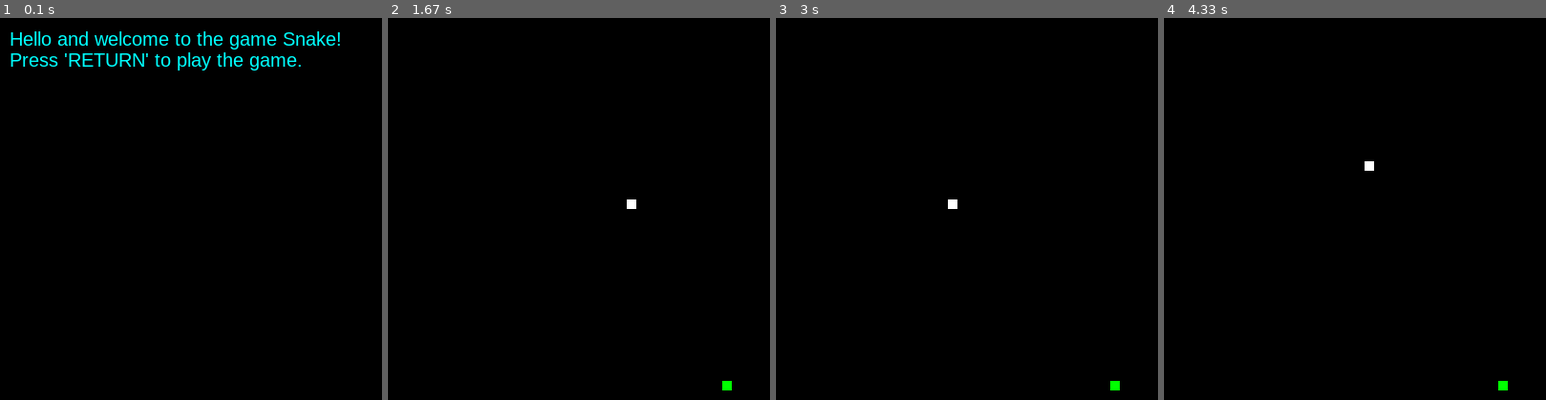
Above: before the commit, frames 1-4 (left to right).
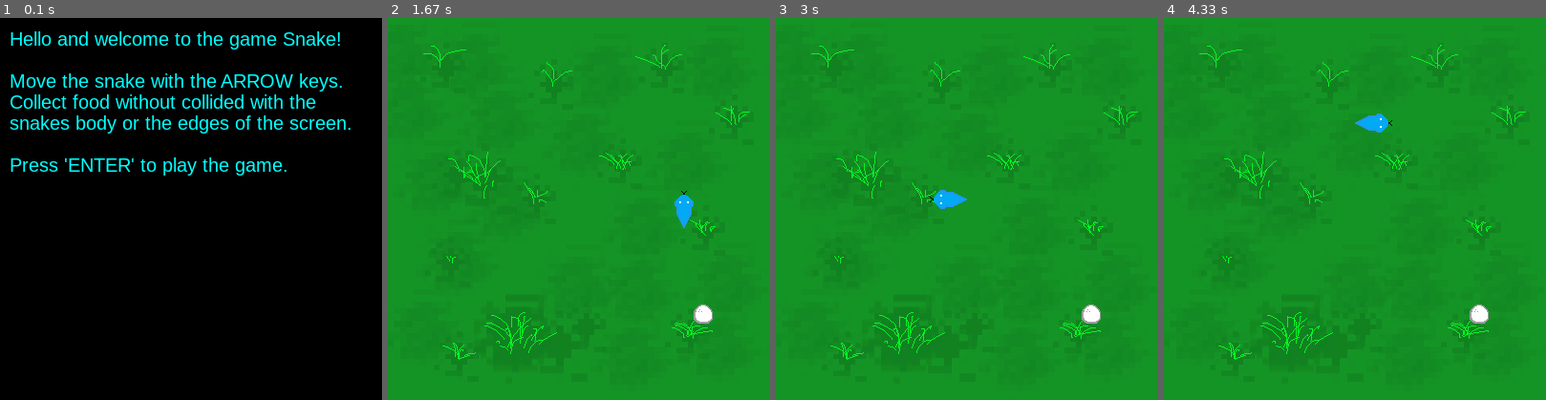
Above: after the commit, the same moments.

Repository: Moontok/Pygame_Practice
Game: pygame game, started from Snake_Pygame/snake_main.py
Two runs of this game, one before a commit and one after it. Both use one fixed random seed, a clock stepped at 60 frames per second and the inputs below.
Inputs:
- Up to frame 1 (0.1 s): no input
- Up to frame 2 (1.67 s): tap Enter at 0.33 s; hold Right 0.67-1.13 s; hold Up 1.17-1.47 s; hold Up from 1.5 s (still down)
- Up to frame 3 (3 s): release Up at 1.97 s; hold Left 2-2.53 s; hold Down 2.57-2.87 s; hold Left from 2.9 s (still down)
- Up to frame 4 (4.33 s): release Left at 3.3 s; hold Up 3.33-3.7 s; hold Right from 3.73 s (still down)

The runs differ from the first frame. In frame 1, 6.0% of the frame differs, in the area x 2-92%, y 9-42%; in frame 2, 100%, in the area x 0-100%, y 0-100%; in frame 3, 100%; in frame 4, 100%.

Commit message:
Added Assets

Diff:
--- /dev/null
+++ b/Snake_Pygame/color.py
@@ -0,0 +1,7 @@
+class Color:
+    """ Colors to be used throughout program. """
+
+    BLACK = (0, 0, 0)
+    CYAN = (0, 255, 255)
+    PINK = (255, 200, 200)
+    RED = (255, 0, 0)
--- /dev/null
+++ b/Snake_Pygame/directions.py
@@ -0,0 +1,7 @@
+class Direction:
+    """ Directions to be used for snake movement. """
+
+    UP = (0, -1)
+    DOWN = (0, 1)
+    RIGHT = (1, 0)
+    LEFT = (-1, 0)
--- a/Snake_Pygame/food.py
+++ b/Snake_Pygame/food.py
@@ -1,24 +1,25 @@
 from random import randrange
-from pygame import draw
+from pygame import image
 
 class Food:
-    def __init__(self, x, y, size=10):
+    """ Food object to be consumed by snake. """
+
+    def __init__(self, x, y, size):
         self.x = x
         self.y = y
         self.size = size
-        self.color = (0, 255, 0)
-        self.spawned = False
+
+        self.egg = image.load("images/egg.png")
 
 
-    def random_spawn(self, screen):
+    def move_food_random(self, screen):
+        """ Move food item at random location on screen. """
+
         self.x = randrange(0, int(screen.get_width()) - self.size, self.size)
         self.y = randrange(0, int(screen.get_height()) - self.size, self.size)
-        self.spawned = True
 
 
     def draw_food(self, screen):
-        draw.rect(screen, self.color, [self.x, self.y, self.size, self.size])
+        """ Render food to the screen. """
 
-
-    def consume_food(self):
-        self.spawned = False
+        screen.blit(self.egg, [self.x, self.y, self.size, self.size])
--- /dev/null
+++ b/Snake_Pygame/game_manager.py
@@ -0,0 +1,15 @@
+class Game_Manager:
+    """ Manages general settings and states of the game. """
+
+    def __init__(self, clock):
+        self.window_width = 400
+        self.window_height = 400
+        self.game_speed = 10
+        self.segment_size = 20
+
+        self.game_running = True
+        self.in_main_menu = True
+        self.playing_game = False
+        self.game_over_screen = False
+
+        self.clock = clock
--- a/Snake_Pygame/game_settings.py
+++ /dev/null
@@ -1,5 +0,0 @@
-class Settings:
-    def __init__(self):
-        self.window_width = 400
-        self.window_height = 400
-        self.game_speed = 10
--- a/Snake_Pygame/snake.py
+++ b/Snake_Pygame/snake.py
@@ -1,18 +1,54 @@
-from pygame import draw
+from pygame import image, transform
+from directions import Direction
 
 class Snake:
-    def __init__(self, x, y, segment_size=10):
+    """ Classes that manages the snake controlled by the player. """
+
+    def __init__(self, x, y, segment_size):
         self.segment_size = segment_size
         self.segments = [Segment(x, y, (0, 1))]
-        self.color = (255, 255, 255)
+
+        self.head = image.load("images/snake_head.png")
+        self.body = image.load("images/snake_body.png")
+        self.tail = image.load("images/snake_tail.png")
 
 
     def draw_snake(self, screen):
-        for segment in self.segments:
-            draw.rect(screen, self.color, [segment.x, segment.y, self.segment_size, self.segment_size])
+        """ Render snake to the screen. """
+        for index, segment in enumerate(self.segments):
+            if index == 0:
+                if segment.direction == Direction.UP:
+                    head = self.head
+                elif segment.direction == Direction.DOWN:
+                    head = transform.rotate(self.head, 180)
+                elif segment.direction == Direction.RIGHT:
+                    head = transform.rotate(self.head, 270)
+                else:
+                    head = transform.rotate(self.head, 90)
+                screen.blit(head, [segment.x, segment.y, self.segment_size, self.segment_size])
+            elif index == len(self.segments) - 1:
+                if segment.direction == Direction.UP:
+                    tail = self.tail
+                elif segment.direction == Direction.DOWN:
+                    tail = transform.rotate(self.tail, 180)
+                elif segment.direction == Direction.RIGHT:
+                    tail = transform.rotate(self.tail, 270)
+                else:
+                    tail = transform.rotate(self.tail, 90)
+                screen.blit(tail, [segment.x, segment.y, self.segment_size, self.segment_size])
+            else:
+                if segment.direction == Direction.UP or segment.direction == Direction.DOWN:
+                    body = self.body
+                else:
+                    body = transform.rotate(self.body, 90)
+                screen.blit(body, [segment.x, segment.y, self.segment_size, self.segment_size])
 
 
     def move_snake(self):
+        """ Move each segment one size unit in its current direction and
+        then update their current heading.
+        """
+
         for segment in self.segments:
             segment.x += self.segment_size * segment.direction[0]
             segment.y += self.segment_size * segment.direction[1]
@@ -21,6 +57,10 @@
 
 
     def update_segment_directions(self):
+        """ Update the direction of each segment, beyond the first, to the direction
+        of the segment of the index before.
+        """
+
         for segment_index in range(len(self.segments) - 1, 0, -1):
             segment_before = self.segments[segment_index - 1]
             new_direction = segment_before.direction
@@ -28,13 +68,18 @@
 
 
     def add_segment(self):
+        """ Add a new segment to the end of the snake. """
+
         last_segment = self.segments[-1]
         x_location = last_segment.x + self.segment_size * -last_segment.direction[0]
         y_location = last_segment.y + self.segment_size * -last_segment.direction[1]
+
         self.segments.append(Segment(x_location, y_location, last_segment.direction))
 
 
     def colliding_with_body(self):
+        """ Check if the head of the snake is colliding with any segment in its body. """
+
         head_segment = self.segments[0]
         for index, body_segment in enumerate(self.segments):
             if index > 2 and head_segment.x == body_segment.x and head_segment.y == body_segment.y:
@@ -43,6 +88,8 @@
 
 
     def colliding_with_food(self, food):
+        """ Check if the head of the snake is colliding with Food. """
+
         head_segment = self.segments[0]
 
         if head_segment.x == food.x and head_segment.y == food.y:
@@ -51,6 +98,8 @@
 
 
     def colliding_with_walls(self, screen):
+        """ Check if the head of the snake is colliding with the borders of the screen. """
+
         head_segment = self.segments[0]
 
         if head_segment.x < 0 or head_segment.x >= screen.get_width() or head_segment.y < 0 or head_segment.y >= screen.get_height():
@@ -59,6 +108,8 @@
 
 
 class Segment:
+    """ A class to represent a segment of the snake. """
+
     def __init__(self, x, y, direction):
         self.x = x
         self.y = y
--- a/Snake_Pygame/snake_main.py
+++ b/Snake_Pygame/snake_main.py
@@ -1,80 +1,129 @@
 import pygame as pg
 
-from game_settings import Settings
+from game_manager import Game_Manager
 from snake import Snake
 from food import Food
+from color import Color
+from directions import Direction
 
 
 def main():
     pg.init()
+    pg.display.set_caption("Snake")
 
-    settings = Settings()
+    game_manager = Game_Manager(pg.time.Clock())
+    screen = pg.display.set_mode((game_manager.window_width, game_manager.window_height))
 
-    screen = pg.display.set_mode((settings.window_width, settings.window_height))
-    clock = pg.time.Clock()
+    # Music
+    pg.mixer.music.load("audio/tranquil.ogg")
+    pg.mixer.music.set_volume(.1)
+    pg.mixer.music.play(-1)
 
-    game_running = True
-    game_over = True
+    # Game Running Loop
+    while game_manager.game_running:
+        menu_loop(screen, game_manager)
+        game_loop(screen, game_manager)
+        game_over_loop(screen, game_manager)
 
-    pg.display.set_caption("Snake")
-    screen.fill((0, 0, 0))
+    pg.quit()
 
-    segment_size = 10
-    snake = Snake(settings.window_width / 2, settings.window_height / 2, segment_size)
-    food = Food(0, 0)
+def menu_loop(screen, game_manager):
+    """ Loop that is executed when game is started or after the game over screen. """
 
-    menu_text = ["Hello and welcome to the game Snake!", "Press 'RETURN' to play the game."]
-    display_text(menu_text, settings, screen)
+    while game_manager.in_main_menu:
+        for event in pg.event.get():
+            if event.type == pg.QUIT:
+                game_manager.game_running = False
+                game_manager.in_main_menu = False
+            if event.type == pg.KEYDOWN and event.key == pg.K_RETURN:
+                game_manager.in_main_menu = False
+                game_manager.playing_game = True
 
-    while game_running:
-        if game_over:
-            for event in pg.event.get():
-                if event.type == pg.QUIT:
-                    game_running = False
-                if event.type == pg.KEYDOWN:
-                    if event.key == pg.K_RETURN:
-                        game_over = False
-        else:
-            if not food.spawned:
-                food.random_spawn(screen)
+        screen.fill(Color.BLACK)
 
-            screen.fill((0, 0, 0))
-            clock.tick(settings.game_speed)
-            for event in pg.event.get():
-                if event.type == pg.QUIT:
-                    game_running = False
-                if event.type == pg.KEYDOWN:
-                    if event.key == pg.K_UP and snake.segments[0].direction != (0, 1):
-                        snake.segments[0].direction = 0, -1
-                    if event.key == pg.K_DOWN and snake.segments[0].direction != (0, -1):
-                        snake.segments[0].direction = 0, 1
-                    if event.key == pg.K_RIGHT and snake.segments[0].direction != (-1, 0):
-                        snake.segments[0].direction = 1, 0
-                    if event.key == pg.K_LEFT and snake.segments[0].direction != (1, 0):
-                        snake.segments[0].direction = -1, 0
-            snake.move_snake()
-
-            if snake.colliding_with_body() or snake.colliding_with_walls(screen):
-                game_over = True
-                game_over_text = ["GAME OVER!"]
-                display_text(game_over_text, settings, screen)
-            elif snake.colliding_with_food(food):
-                snake.add_segment()
-                snake.draw_snake(screen)
-                food.random_spawn(screen)
-            else:
-                snake.draw_snake(screen)
-                food.draw_food(screen)
+        text_to_be_displayed = [
+            "Hello and welcome to the game Snake!",
+            "",
+            "Move the snake with the ARROW keys.",
+            "Collect food without collided with the",
+            "snakes body or the edges of the screen.",
+            "",
+            "Press 'ENTER' to play the game."
+        ]
+        display_text(text_to_be_displayed, game_manager, screen, Color.CYAN)
 
         pg.display.update()
-    pg.quit()
+
+def game_loop(screen, game_manager):
+    """ Loop for when the player is playing and controlling the snake. """
+
+    background = pg.image.load("images/background.png")
+    snake = Snake(game_manager.window_width / 2, game_manager.window_height / 2, game_manager.segment_size)
+    snake.add_segment()
+    food = Food(0, 0, game_manager.segment_size)
+    food.move_food_random(screen)
+    gulp_sound = pg.mixer.Sound("audio/gulp.wav")
+
+    while game_manager.playing_game:
+        game_manager.clock.tick(game_manager.game_speed)
+
+        for event in pg.event.get():
+            if event.type == pg.QUIT:
+                game_manager.game_running = False
+                game_manager.playing_game = False
+            if event.type == pg.KEYDOWN:
+                if event.key == pg.K_UP and snake.segments[0].direction != Direction.DOWN:
+                    snake.segments[0].direction = Direction.UP
+                if event.key == pg.K_DOWN and snake.segments[0].direction != Direction.UP:
+                    snake.segments[0].direction = Direction.DOWN
+                if event.key == pg.K_RIGHT and snake.segments[0].direction != Direction.LEFT:
+                    snake.segments[0].direction = Direction.RIGHT
+                if event.key == pg.K_LEFT and snake.segments[0].direction != Direction.RIGHT:
+                    snake.segments[0].direction = Direction.LEFT
+
+        screen.blit(background, (0, 0))
+        snake.move_snake()
+
+        if snake.colliding_with_body() or snake.colliding_with_walls(screen):
+            game_manager.playing_game = False
+            game_manager.game_over_screen = True
+        elif snake.colliding_with_food(food):
+            pg.mixer.Sound.play(gulp_sound)
+            snake.add_segment()
+            food.move_food_random(screen)
+        food.draw_food(screen)
+        snake.draw_snake(screen)
+
+        pg.display.update()
 
 
-def display_text(text_lines, settings, screen):
+def game_over_loop(screen, game_manager):
+    """ Loop for the game over screen. """
+
+    while game_manager.game_over_screen:
+        for event in pg.event.get():
+            if event.type == pg.QUIT:
+                game_manager.game_running = False
+                game_manager.game_over_screen = False
+            if event.type == pg.KEYDOWN and event.key == pg.K_RETURN:
+                game_manager.game_over_screen = False
+                game_manager.in_main_menu = True
+
+        screen.fill(Color.BLACK)
+
+        text_to_be_displayed = ["GAME OVER!", "Press 'ENTER' to go to the main menu."]
+        display_text(text_to_be_displayed, game_manager, screen, Color.RED)
+
+        pg.display.update()
+
+
+def display_text(lines_of_text, game_manager, screen, color):
+    """ Displays a list text to the screen. """
+
     button_font = pg.font.SysFont("Arial", 20)
-    for line_number, line_text in enumerate(text_lines):
-        button_text = button_font.render(line_text, True, (0, 255, 255))
-        screen.blit(button_text, (10, 10 + line_number * 22, settings.window_width - 10, settings.window_width - 10))
+    for line_number, line_text in enumerate(lines_of_text):
+        text = button_font.render(line_text, True, color)
+        screen.blit(text, (10, 10 + line_number * 22, game_manager.window_width - 10, game_manager.window_width - 10))
 
 
 if __name__ == "__main__":
Binary file added: Snake_Pygame/images/background.png
Binary file added: Snake_Pygame/images/egg.png
Binary file added: Snake_Pygame/images/snake_body.png
Binary file added: Snake_Pygame/images/snake_head.png
Binary file added: Snake_Pygame/images/snake_tail.png
Not shown, added: Snake_Pygame/audio/gulp.wav
Not shown, added: Snake_Pygame/audio/tranquil.ogg
